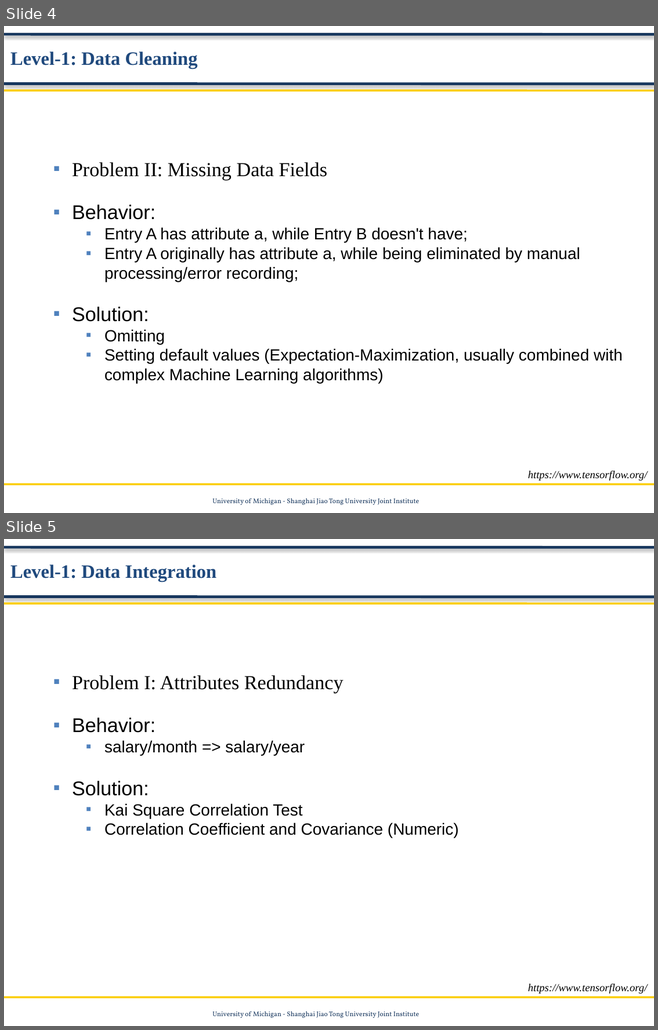
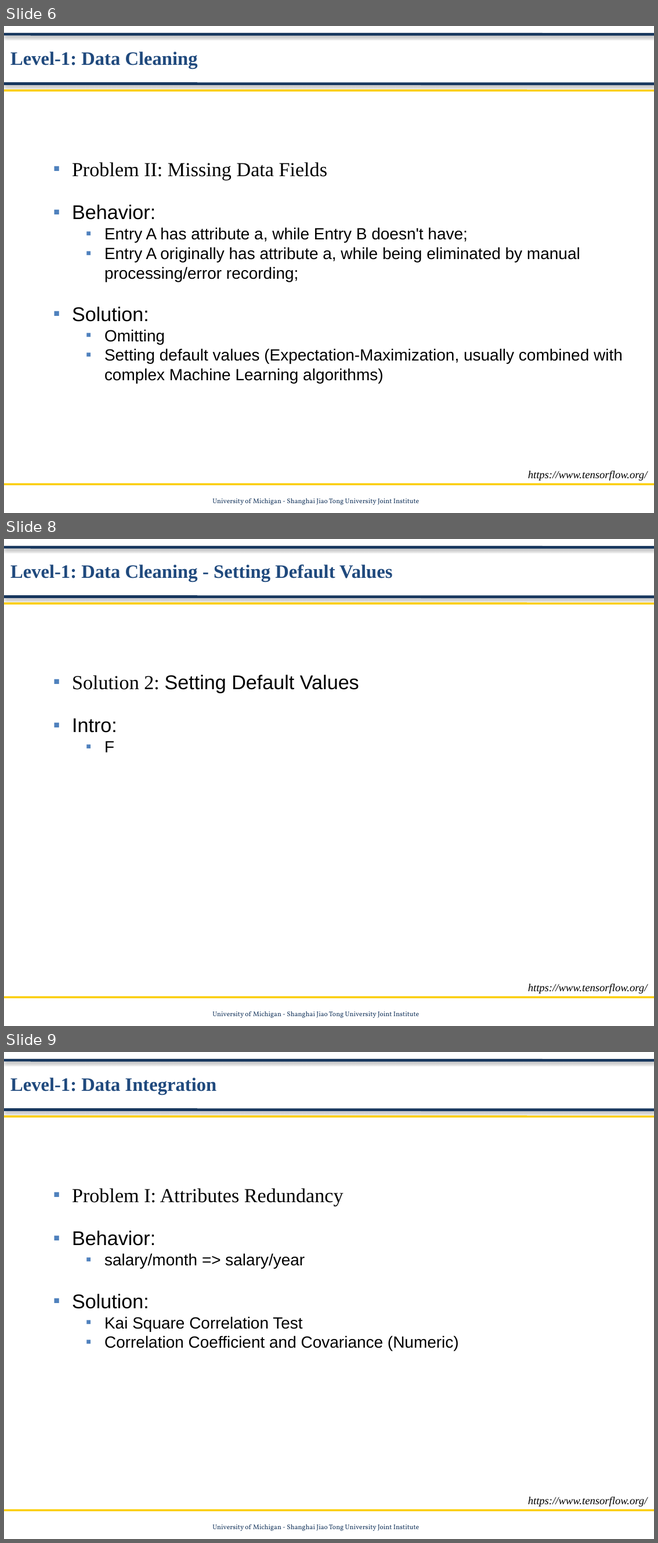
Before and after one commit to Data-Mining-UMJI/Data-Storage-Under-Revise, a slide deck: Preprocessing/Data Preprocessing.pptx. Shown one above the other, each under a label of ours: slides 4 and 5 before the commit, slides 6, 8 and 9 after it; the slides between them are not shown. The pictures are 658x1030 and 658x1543 pixels, drawn with LibreOffice and Linux fonts; fonts in the diff are those of the drawing; background and template pictures are left out. Boxes give left, top, right and bottom in pixels: in the first picture for what was removed or moved away, otherwise in the second. Text is boxed around its words. In the diff, an @@ line names an element or a change of style, - is before the commit and + after.

Commit message:
update level-1 preprocessing documents

```diff
--- a/Preprocessing/Data Preprocessing.pptx
+++ b/Preprocessing/Data Preprocessing.pptx
@@ slide 8 added at (x1=4, y1=539, x2=654, y2=1026), background #FFFFFF; not listed: 5 template elements that a slide beside it also shows @@
@@ text added at (x1=10, y1=565, x2=392, y2=582), 21 pt, text #1F497D, bold @@
+Level-1: Data Cleaning - Setting Default Values
@@ text added at (x1=72, y1=675, x2=359, y2=752), 22 pt, text #000000 @@
+■ Solution 2: Setting Default Values
+■ Intro:
+  ■ F
@@ text added at (x1=528, y1=984, x2=647, y2=994), 12 pt, text #000000, italic @@
+https://www.tensorflow.org/
@@ what was slide 4 is now slide 6 @@
@@ what was slide 5 is now slide 9 @@
```
Also in this commit, not shown: 1 slide changed, 3 other slides added, 3 other files.
